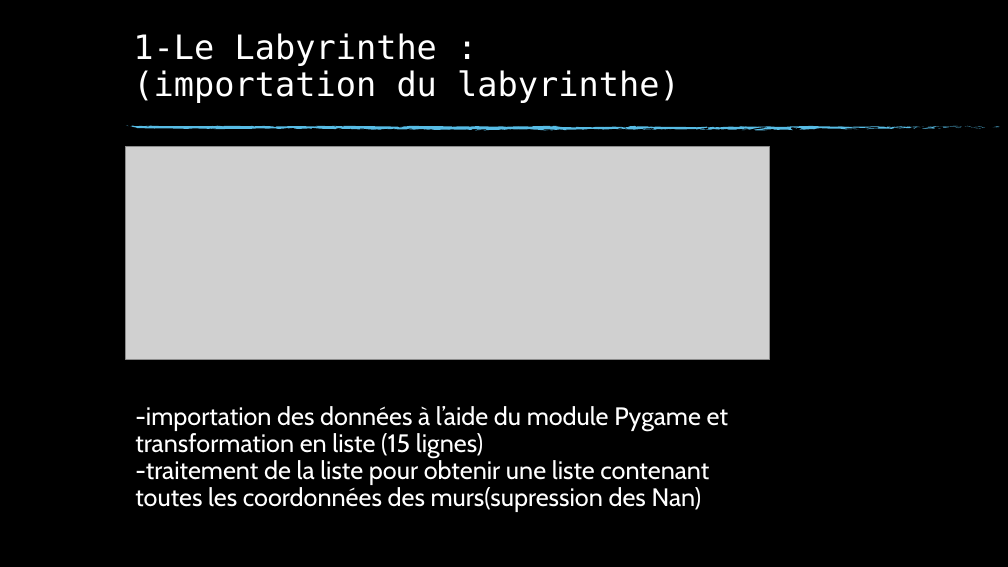
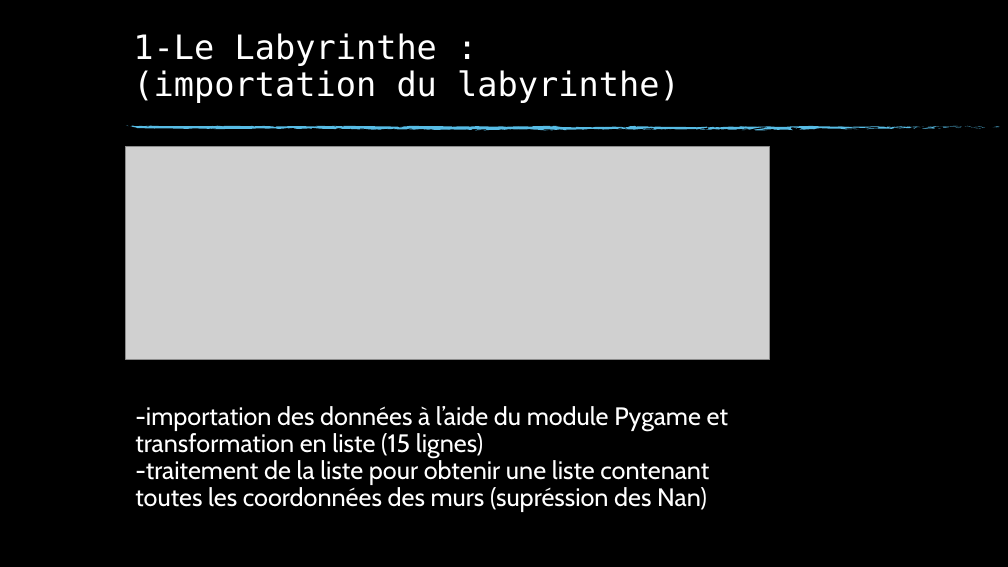
Before and after one commit to Talanoc/macgyver, a slide deck: slide 3 of Le jeu Macgyver.pptx. Drawn at 1008x567 pixels with LibreOffice and Linux fonts; fonts in the diff are those of the drawing; grey boxes stand for pictures; background and template pictures are left out. Boxes give left, top, right and bottom in pixels: in the first picture for what was removed or moved away, otherwise in the second. Text is boxed around its words. In the diff, an @@ line names an element or a change of style, - is before the commit and + after.

```diff
--- a/Le jeu Macgyver.pptx
+++ b/Le jeu Macgyver.pptx
@@ text at [135, 458, 709, 512]: text changed @@
--traitement de la liste pour obtenir une liste contenant toutes les coordonnées des murs(supression des Nan)
+-traitement de la liste pour obtenir une liste contenant toutes les coordonnées des murs (supréssion des Nan)
```
Also in this commit, not shown: 2 other files.
